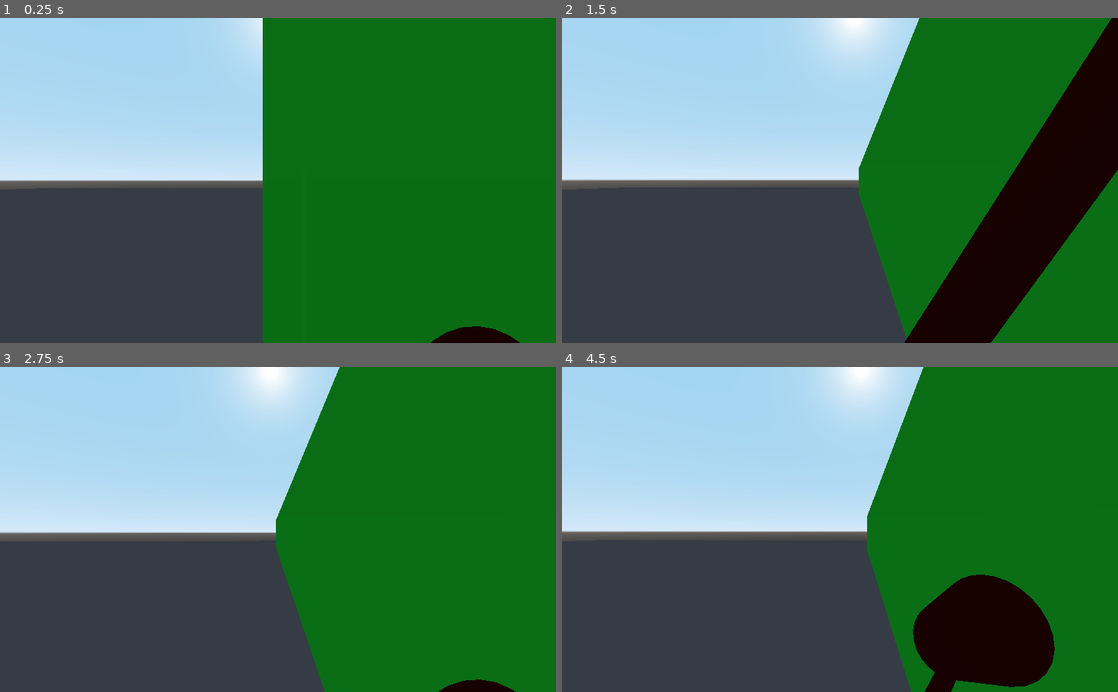
Above: before the commit, frames 1-4 (two rows, left to right).
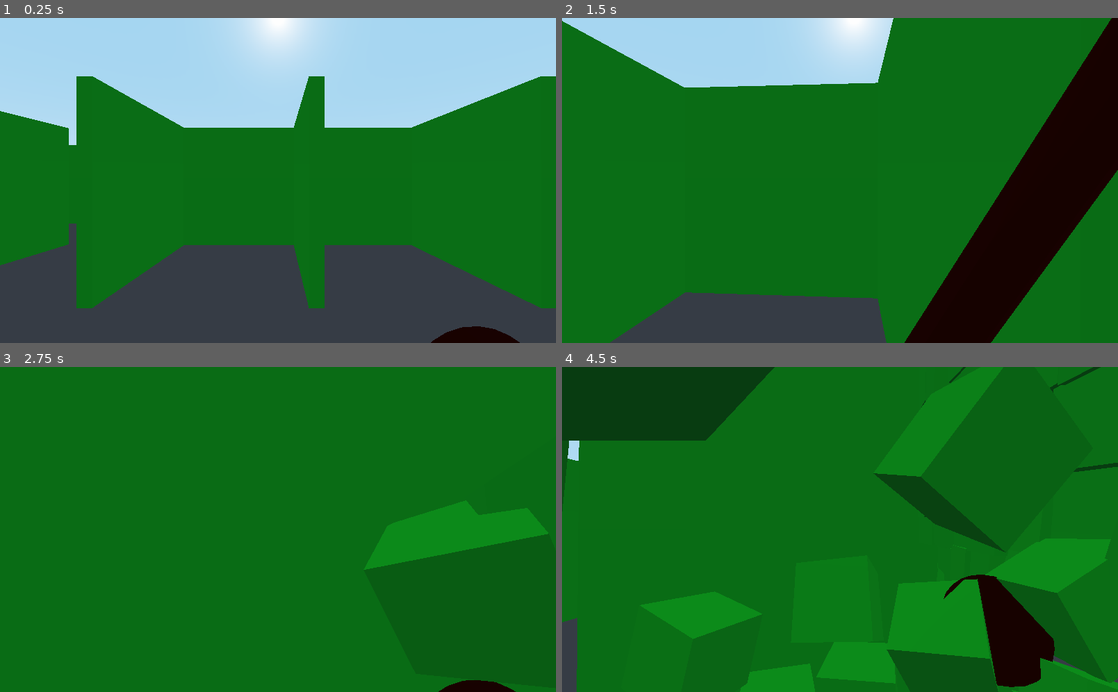
Above: after the commit, the same moments.

Repository: Gedas-S/what-minotaur
Game: Godot game, scene res://Maze.tscn
Two runs of this game, one before a commit and one after it. Both use one fixed random seed, a clock stepped at 60 frames per second and the inputs below.
Inputs (mouse positions are in pixels of both pictures, inside the frame that each line leads up to):
- Up to frame 1 (0.25 s): no input
- Up to frame 2 (1.5 s): tap Enter at 0.5 s; move the mouse to (867, 180) at 0.52 s; hold W from 0.53 s (still down); tap Shift at 0.6, 1.35 s; click (867, 180) at 0.67 s; tap Space at 0.77 s; move the mouse to (812, 180) at 1.27 s
- Up to frame 3 (2.75 s): keep holding W; tap Space at 1.52 s; move the mouse to (289, 523) at 2.02 s; tap Shift at 2.1 s
- Up to frame 4 (4.5 s): keep holding W; move the mouse to (834, 536) at 2.77 s; tap Shift at 2.85, 3.6, 4.35 s; click (834, 536) at 2.92 s; tap Space at 3.02, 3.77 s; move the mouse to (878, 532) at 3.52 s; move the mouse to (795, 526) at 4.27 s

The runs differ from the first frame. In frame 1, 48% of the frame differs, in the area x 0-100%, y 0-100%; in frame 2, 42%; in frame 3, 58%; in frame 4, 68%.

Commit message:
center maze around vec 0 0 0

Diff:
--- a/Maze.gd
+++ b/Maze.gd
@@ -11,15 +11,21 @@
 # Called when the node enters the scene tree for the first time.
 func _ready():
 	var mg = load("res://maze_generator.gd").new()
-	var maze = mg.prim(10,10)
-	var mazeWalls = makeMaze(maze.underlying, 3)
+	var mazeWidth = 30
+	var mazeHeight = 30
+	var maze = mg.prim(mazeWidth,mazeHeight)
+	var wallSize = 3
+	var mazeWalls = makeMaze(maze.underlying, wallSize, centerMaze(mazeWidth, mazeHeight, wallSize))
 	for idx in range(mazeWalls.size()):
 		add_child(mazeWalls[idx])
 # Called every frame. 'delta' is the elapsed time since the previous frame.
 #func _process(delta):
 #	pass
 
-func makeMaze(grid: Array, wallSize: int):
+func centerMaze(w: int, h: int, wallSize: float):
+	return (Vector3(w*wallSize, 0, 0) + Vector3(0, 0, h*wallSize)) / -2
+
+func makeMaze(grid: Array, wallSize: int, offset: Vector3):
 	var stepSize = wallSize / 2.0
 	var walls = []
 	for x in range(grid.size()):
@@ -29,12 +35,12 @@
 
 			if xOdd && !yOdd && grid[x][y] == 1:
 				var q = WallSegment.instance()
-				q.translate(Vector3(x * stepSize, 0, y*stepSize))
+				q.translate(Vector3(x * stepSize, 0, y*stepSize) + offset)
 				q.BreakableWall = BreakableWall
 				walls.append(q)
 			elif !xOdd && yOdd && grid[x][y] == 1:
 				var q = WallSegment.instance()
-				q.translate(Vector3(x * stepSize, 0, y*stepSize))
+				q.translate(Vector3(x * stepSize, 0, y*stepSize) + offset)
 				q.BreakableWall = BreakableWall
 				q.rotate(Vector3(0, 1, 0), deg2rad(90))
 				walls.append(q)
